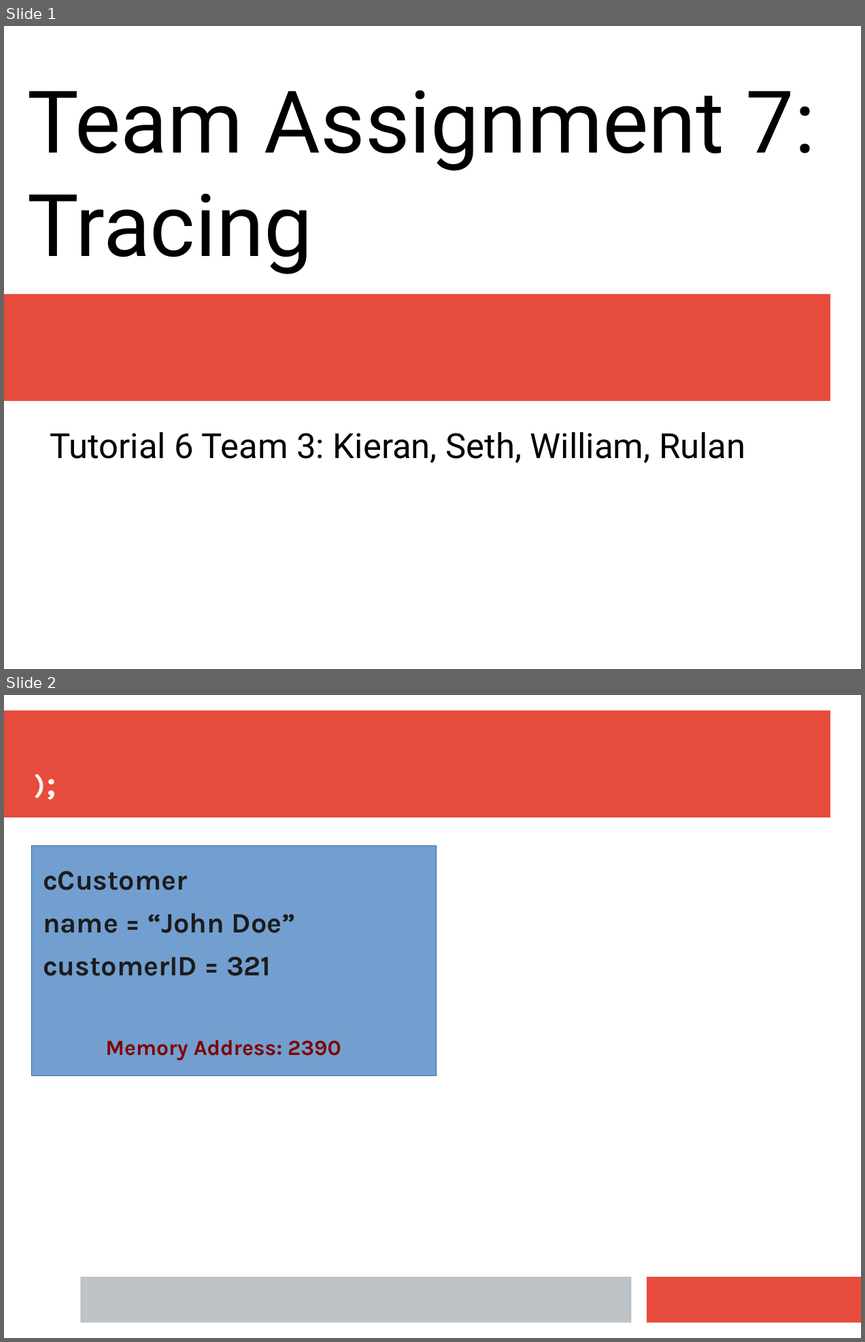
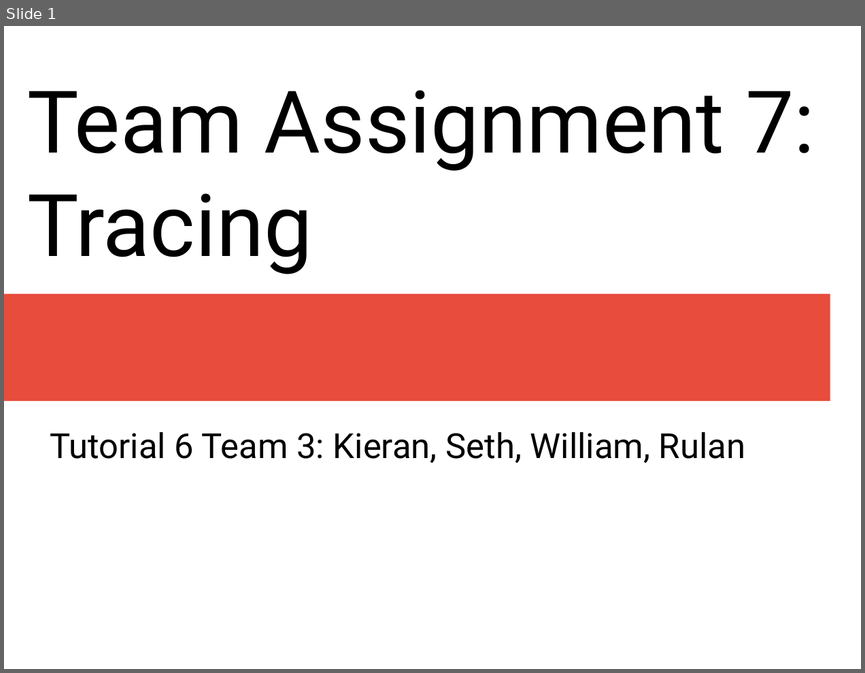
Before and after one commit to CPSC-233-Group-2018/Assignments, a slide deck: Assignment 7/AS7.pptx. Shown one above the other, each under a label of ours: slides 1 and 2 before the commit, slide 1 after it. The pictures are 865x1342 and 865x673 pixels, drawn with LibreOffice and Linux fonts; fonts in the diff are those of the drawing. Boxes give left, top, right and bottom in pixels: in the first picture for what was removed or moved away, otherwise in the second. Text is boxed around its words. In the diff, an @@ line names an element or a change of style, - is before the commit and + after.

```diff
--- a/Assignment 7/AS7.pptx
+++ b/Assignment 7/AS7.pptx
@@ slide 2 removed at [4, 695, 861, 1338], background #FFFFFF @@
@@ rectangle removed at [4, 711, 830, 818] @@
@@ text removed at [35, 726, 830, 802] @@
-);
@@ rectangle removed at [31, 846, 436, 1076] @@
@@ text removed at [43, 870, 341, 1060] @@
-cCustomer
-name = “John Doe”
-customerID = 321
-Memory Address: 2390
@@ rectangle removed at [80, 1276, 632, 1323] @@
@@ rectangle removed at [647, 1276, 861, 1323] @@
```
Also in this commit, not shown: 3 slides added, 9 other files.
